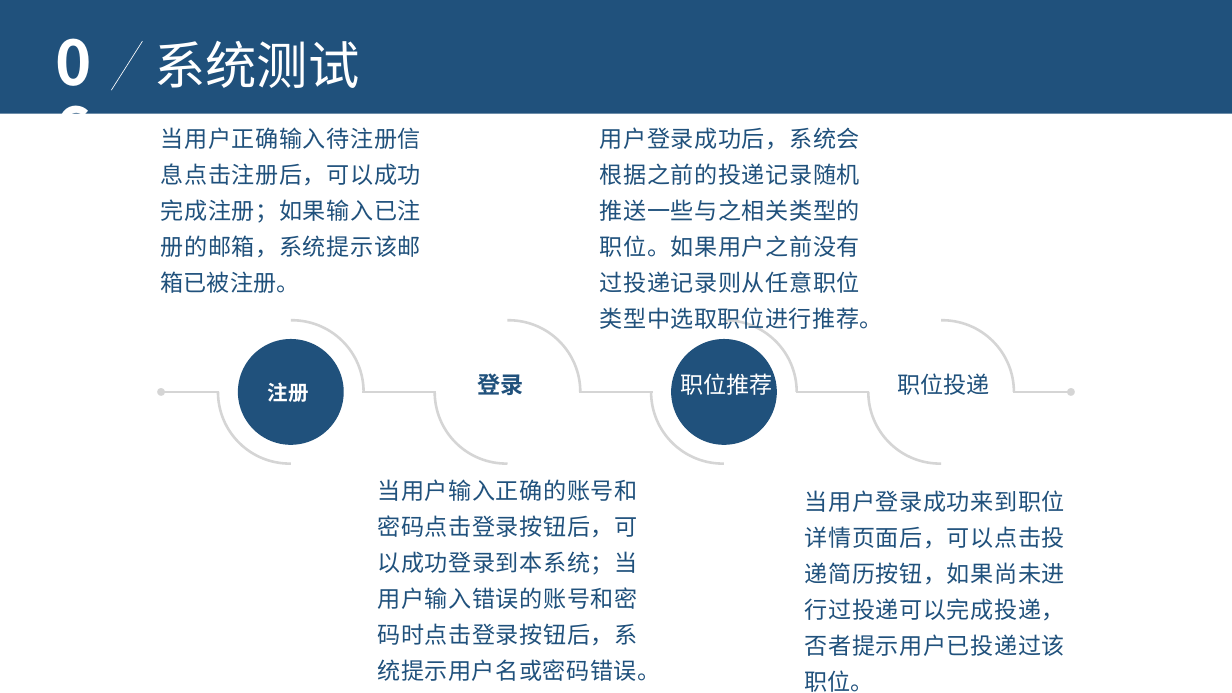
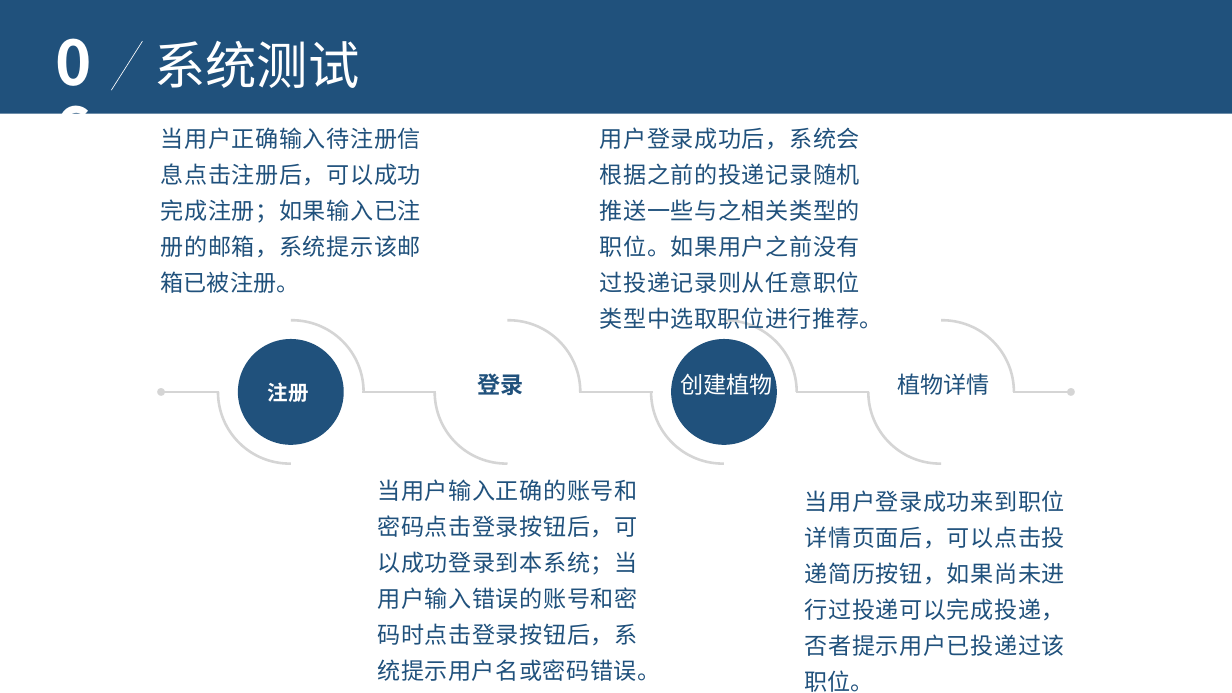
Before and after one commit to huangshengjie/-, a slide deck: slide 28 of 论文/答辩PPT.pptx (slide 25 before the commit). Drawn at 1232x693 pixels with LibreOffice and Linux fonts; fonts in the diff are those of the drawing; background and template pictures are left out. Boxes give left, top, right and bottom in pixels: in the first picture for what was removed or moved away, otherwise in the second. Text is boxed around its words. In the diff, an @@ line names an element or a change of style, - is before the commit and + after.

```diff
--- a/论文/答辩PPT.pptx
+++ b/论文/答辩PPT.pptx
@@ text at (680,373,772,395): text changed @@
-职位推荐
+创建植物
@@ text at (897,373,989,395): text changed @@
-职位投递
+植物详情
```
Also in this commit, not shown: 11 other slides changed, 8 slides added, 5 slides removed, 1 other file.
